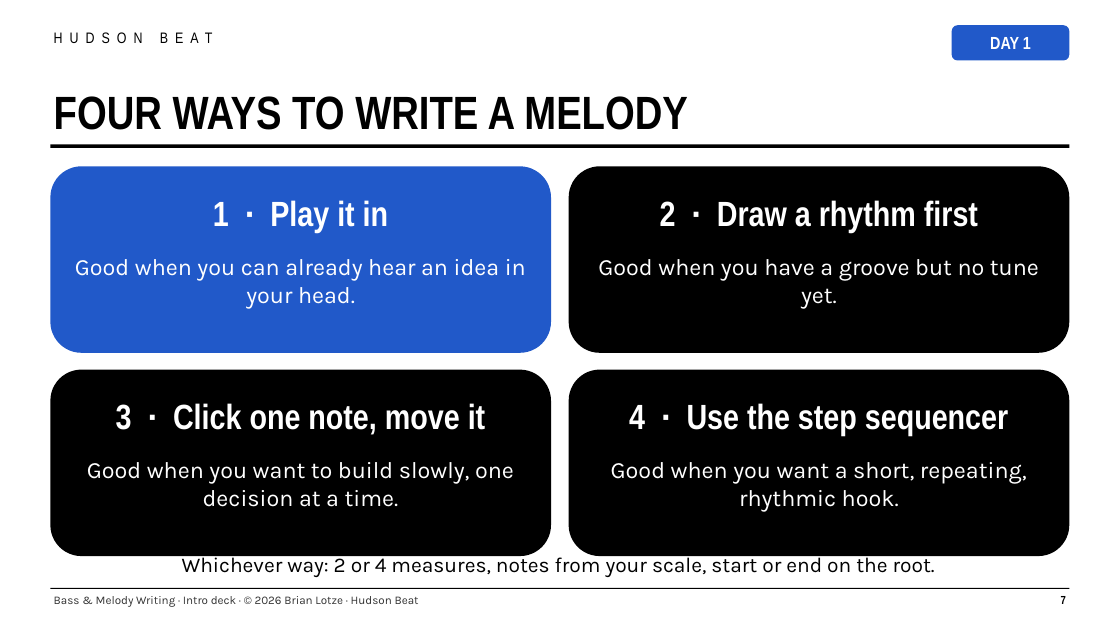
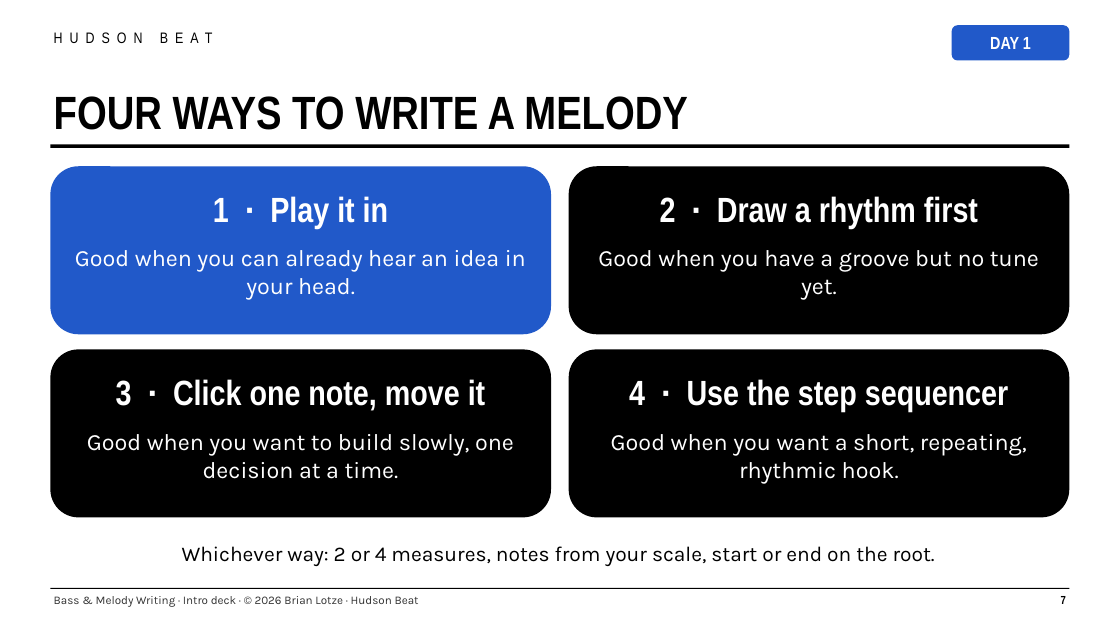
Before and after one commit to brianlotzemusic-glitch/WaltyCal, a slide deck: slide 7 of tpt/012-dmp1-bass-melody-writing/bass-melody-writing-intro-deck.pptx. Drawn at 1120x630 pixels with LibreOffice and Linux fonts; fonts in the diff are those of the drawing. Boxes give left, top, right and bottom in pixels: in the first picture for what was removed or moved away, otherwise in the second. Text is boxed around its words. In the diff, an @@ line names an element or a change of style, - is before the commit and + after.

```diff
--- a/tpt/012-dmp1-bass-melody-writing/bass-melody-writing-intro-deck.pptx
+++ b/tpt/012-dmp1-bass-melody-writing/bass-melody-writing-intro-deck.pptx
@@ text "1 · Play it in": place and size @@
-text "1 · Play it in" at [213,200,388,233]
+text "1 · Play it in" at [213,196,388,229]
@@ rounded rectangle: place and size @@
-rounded rectangle at [50,166,551,353]
+rounded rectangle at [50,166,551,334]
@@ text "2 · Draw a rhythm ...": place and size @@
-text "2 · Draw a rhythm ..." at [660,200,978,233]
+text "2 · Draw a rhythm ..." at [660,196,978,229]
@@ rounded rectangle: place and size @@
-rounded rectangle at [569,166,1070,353]
+rounded rectangle at [569,166,1070,334]
@@ text "Good when you can already ...": place and size @@
-text "Good when you can already ..." at [75,259,526,308]
+text "Good when you can already ..." at [75,250,526,300]
@@ text "Good when you have a ...": place and size @@
-text "Good when you have a ..." at [598,259,1039,308]
+text "Good when you have a ..." at [598,250,1039,300]
@@ text "3 · Click one note, ...": place and size @@
-text "3 · Click one note, ..." at [116,403,485,435]
+text "3 · Click one note, ..." at [116,379,485,411]
@@ rounded rectangle: place and size @@
-rounded rectangle at [50,370,551,556]
+rounded rectangle at [50,350,551,518]
@@ text "4 · Use the step ...": place and size @@
-text "4 · Use the step ..." at [629,403,1008,436]
+text "4 · Use the step ..." at [629,379,1008,412]
@@ rounded rectangle: place and size @@
-rounded rectangle at [569,370,1070,556]
+rounded rectangle at [569,350,1070,518]
@@ text "Good when you want to ...": place and size @@
-text "Good when you want to ..." at [87,462,514,507]
+text "Good when you want to ..." at [87,434,514,479]
@@ text "Good when you want a ...": place and size @@
-text "Good when you want a ..." at [611,462,1027,511]
+text "Good when you want a ..." at [611,434,1027,483]
@@ text "Whichever way: 2 or 4 ..." rewrapped from [182,553,935,577] to [182,546,935,566] @@
```
Also in this commit, not shown: 1 other slide changed, 14 other files.
